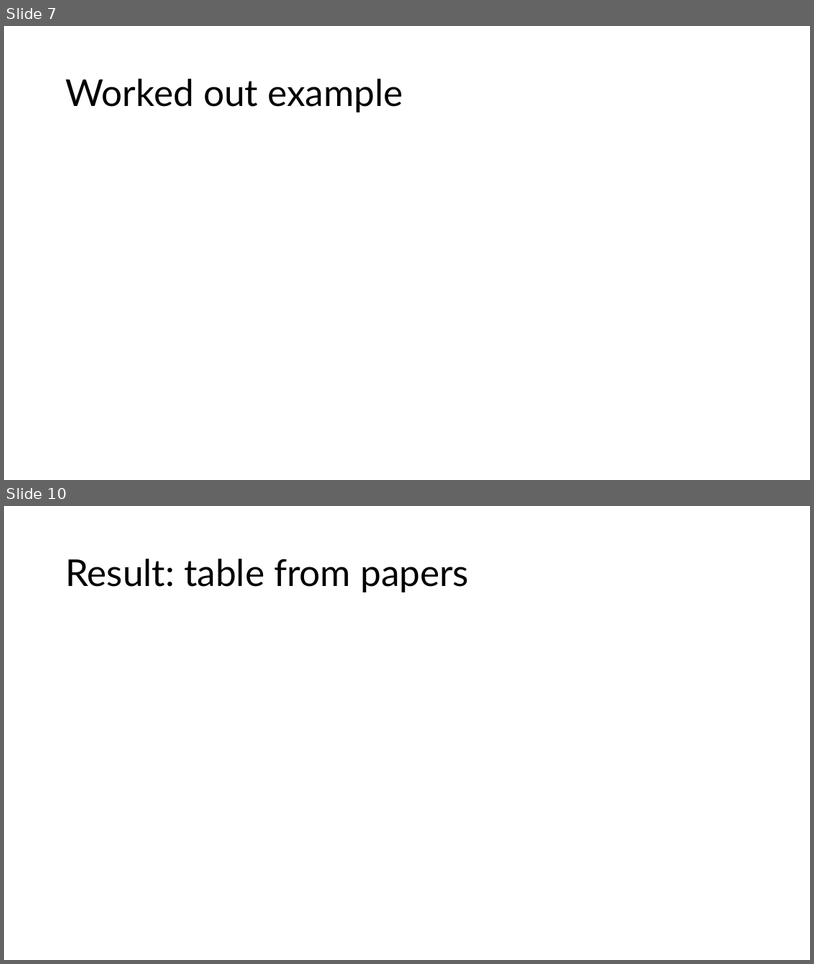
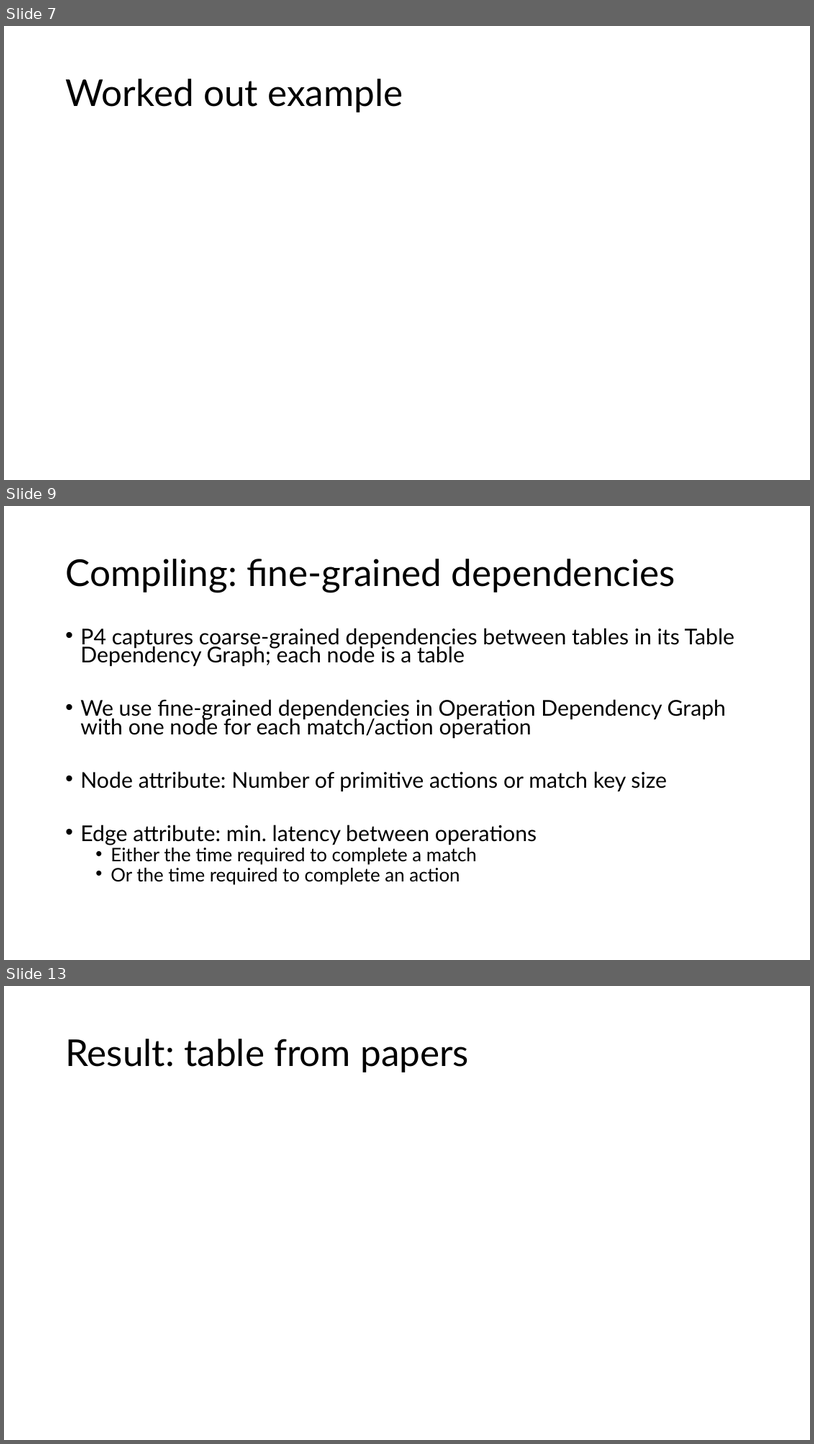
Before and after one commit to anirudhSK/drmt_talk, a slide deck: drmt.pptx. Shown one above the other, each under a label of ours: slides 7 and 10 before the commit, slides 7, 9 and 13 after it; the slides between them are not shown. The pictures are 814x964 and 814x1444 pixels, drawn with LibreOffice and Linux fonts; fonts in the diff are those of the drawing. Boxes give left, top, right and bottom in pixels: in the first picture for what was removed or moved away, otherwise in the second. Text is boxed around its words. In the diff, an @@ line names an element or a change of style, - is before the commit and + after.

```diff
--- a/drmt.pptx
+++ b/drmt.pptx
@@ slide 9 added at box(4, 506, 810, 960), background #FFFFFF @@
@@ title added at box(65, 559, 676, 592), 44 pt, text #000000 @@
+Compiling: fine-grained dependencies
@@ text added at box(80, 628, 735, 885), 25.9 pt, text #000000 @@
+• P4 captures coarse-grained dependencies between tables in its Table Dependency Graph; each node is a table
+• We use fine-grained dependencies in Operation Dependency Graph with one node for each match/action operation
+• Node attribute: Number of primitive actions or match key size
+• Edge attribute: min. latency between operations
+  • Either the time required to complete a match
+  • Or the time required to complete an action
@@ what was slide 10 is now slide 13 @@
```
Also in this commit, not shown: 1 slide changed, 3 other slides added, 1 slide removed.
